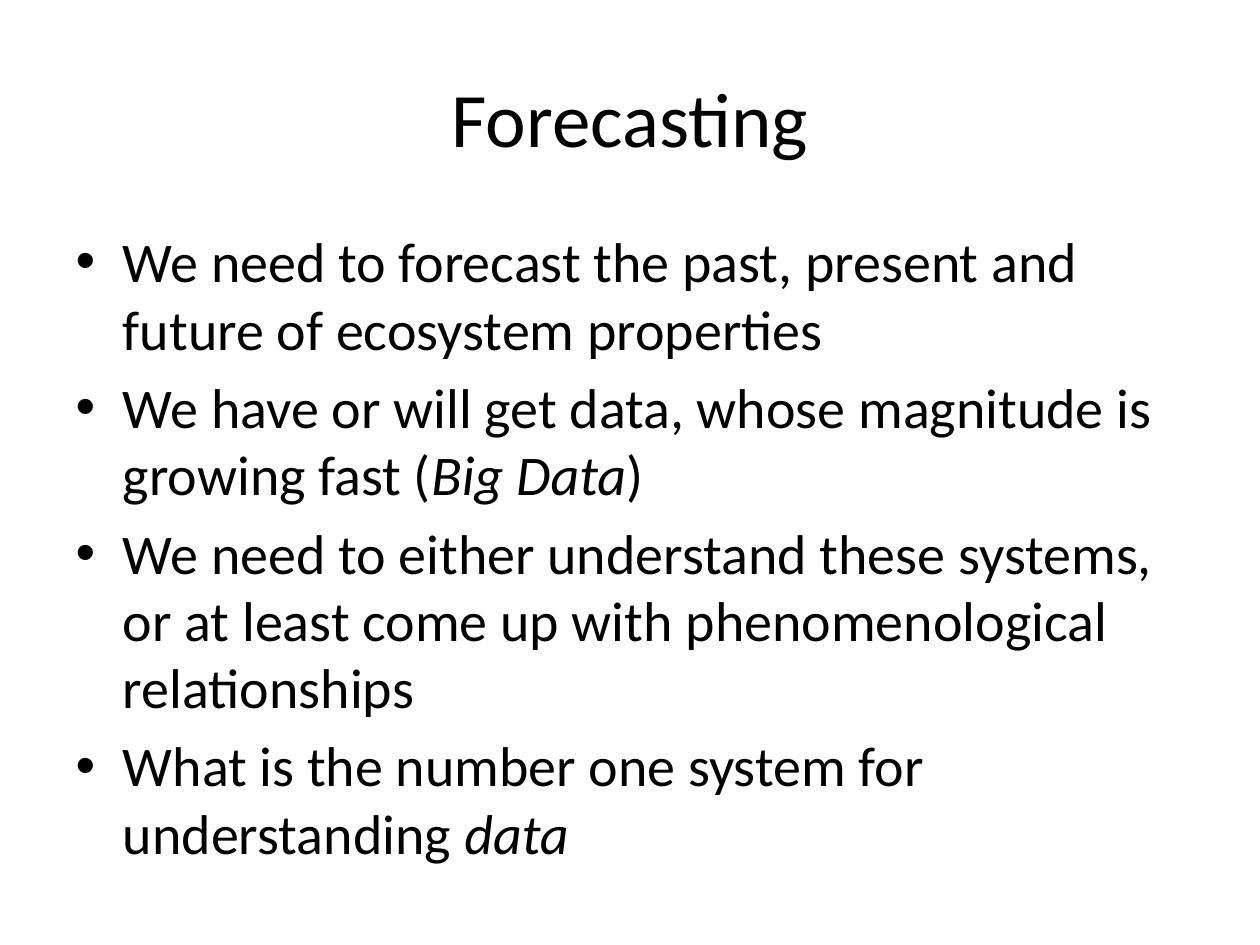
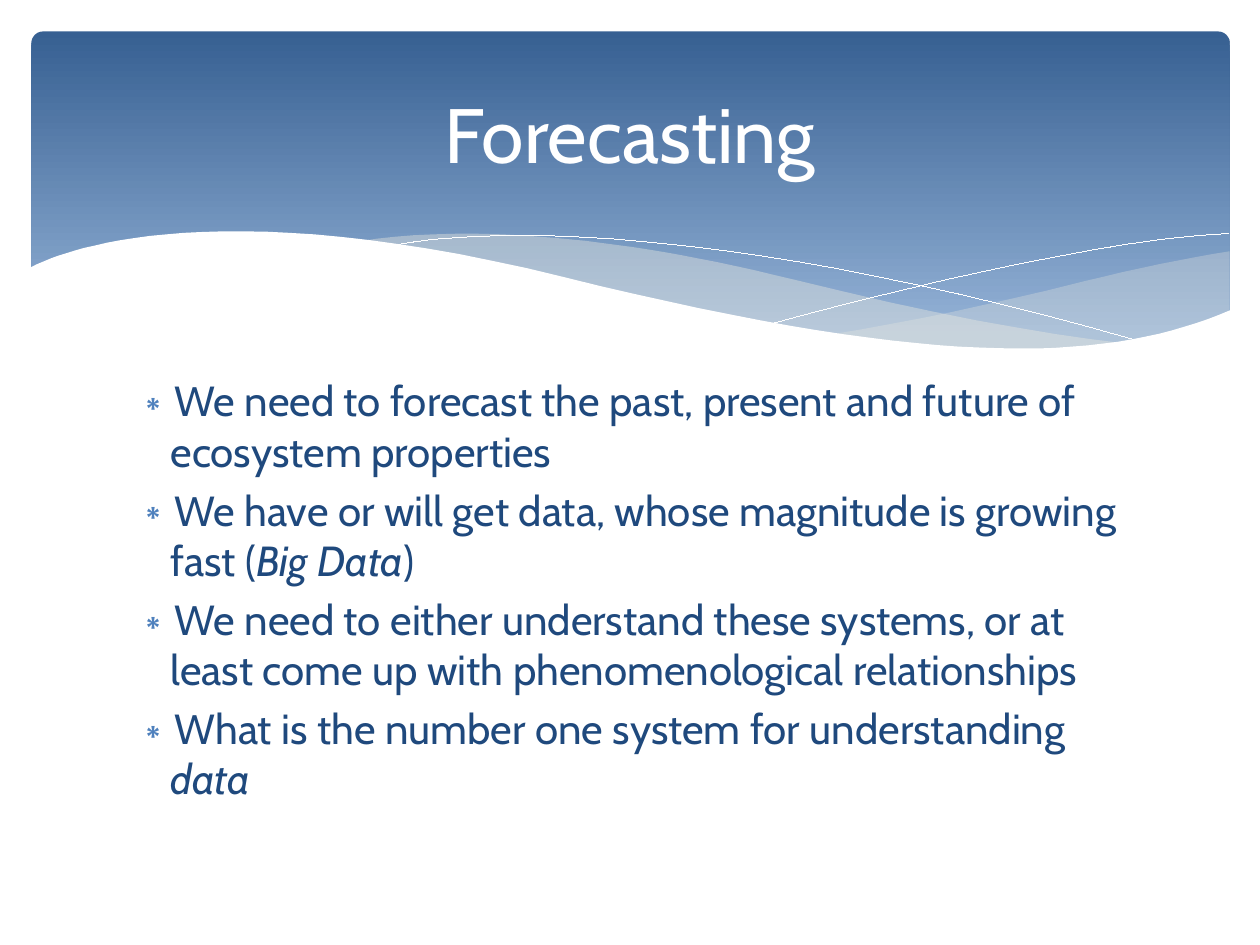
Before and after one commit to PredictiveEcology/SpaDES, a slide deck: slide 2 of development/SpaDES – Spatial Discrete Event Simulation.pptx. Drawn at 1260x945 pixels with LibreOffice and Linux fonts; fonts in the diff are those of the drawing. Boxes give left, top, right and bottom in pixels: in the first picture for what was removed or moved away, otherwise in the second. Text is boxed around its words. In the diff, an @@ line names an element or a change of style, - is before the commit and + after.

```diff
--- a/development/SpaDES – Spatial Discrete Event Simulation.pptx
+++ b/development/SpaDES – Spatial Discrete Event Simulation.pptx
@@ rounded rectangle added at (32, 32, 1230, 372), fill gradient #376092 to #95B3D7 @@
@@ title "Forecasting": place and size @@
-title "Forecasting" at (451, 93, 808, 161)
+title "Forecasting" at (445, 109, 815, 180)
@@ title "Forecasting" at (445, 109, 815, 180): font Calibri to Cabin, text colour #000000 to #FFFFFF @@
@@ group added at (29, 232, 1231, 415): 5 freeform shapes @@
@@ text "We need to forecast the ...": place and size @@
-text "We need to forecast the ..." at (123, 243, 1152, 864)
+text "We need to forecast the ..." at (171, 384, 1116, 795)
@@ text "We need to forecast the ..." at (171, 384, 1116, 795): size 32 to 24 pt, font Calibri to Cabin, text colour #000000 to #1F497D; bullet • to ∗; less space between paragraphs @@
```
Also in this commit, not shown: 7 other slides changed, 2 slides removed, 28 other files.
